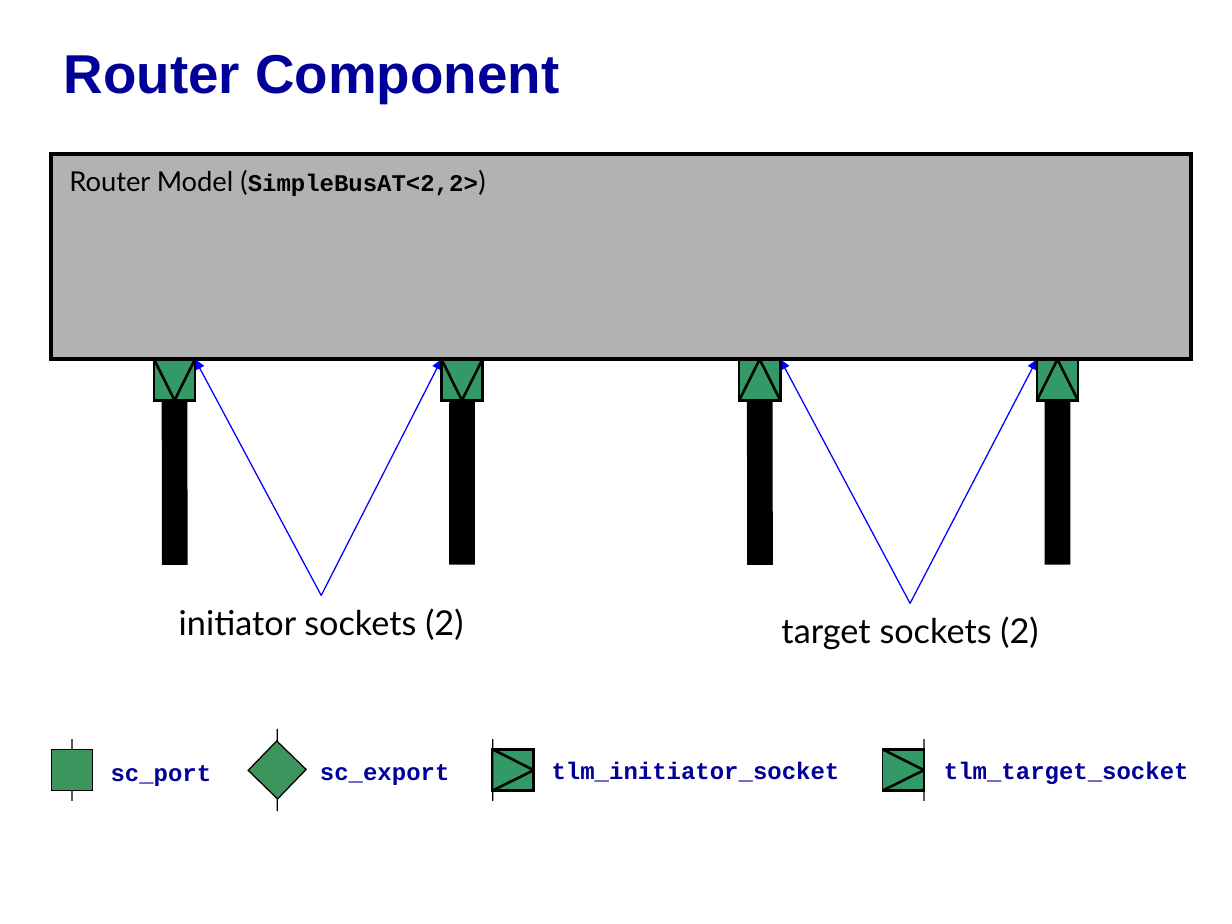
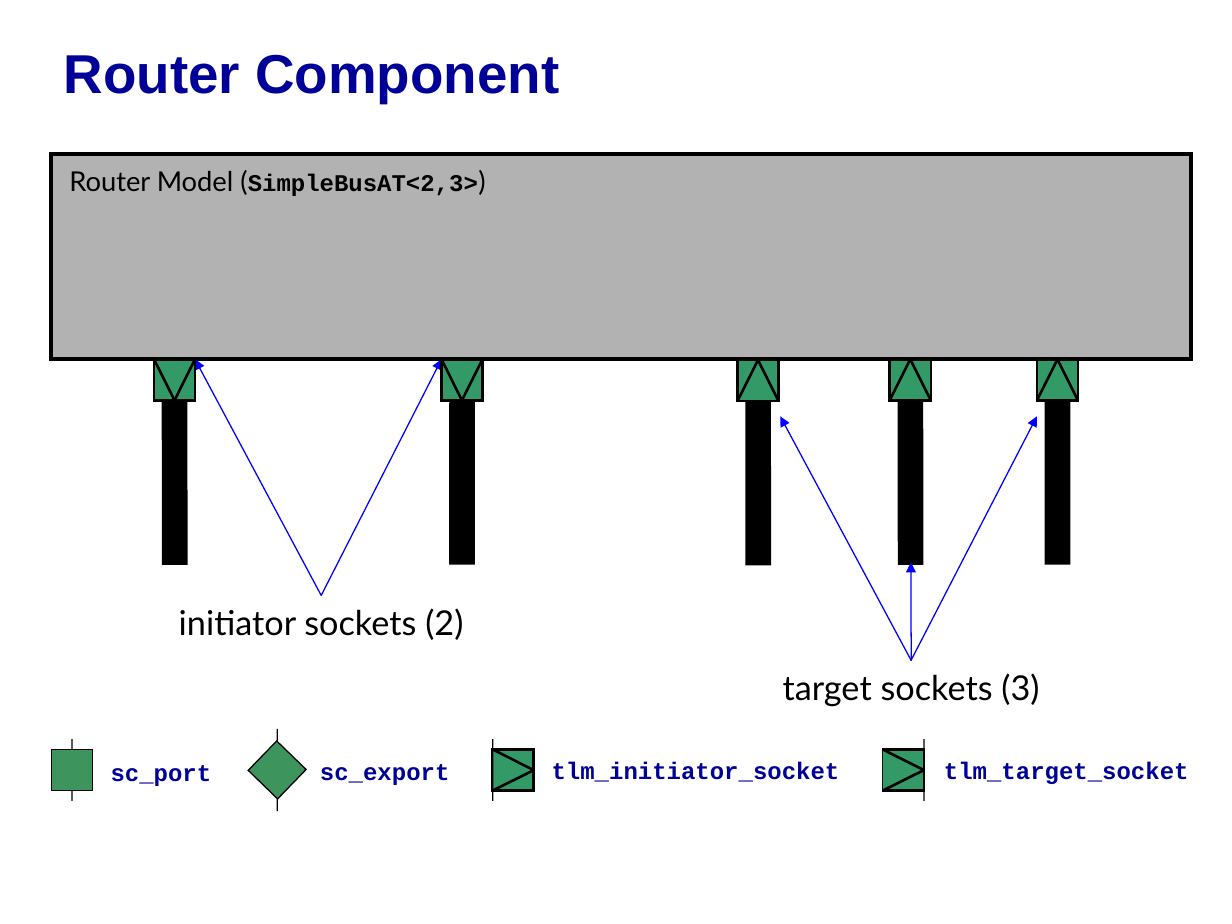
Before and after one commit to accellera-official/systemc, a slide deck: slide 15 of examples/tlm/at_mixed_targets/docs/at_mixed_targets_example.ppt (slide 10 before the commit). Drawn at 1232x924 pixels with LibreOffice and Linux fonts; fonts in the diff are those of the drawing; background and template pictures are left out. Boxes give left, top, right and bottom in pixels: in the first picture for what was removed or moved away, otherwise in the second. Text is boxed around its words. In the diff, an @@ line names an element or a change of style, - is before the commit and + after.

```diff
--- a/examples/tlm/at_mixed_targets/docs/at_mixed_targets_example.ppt
+++ b/examples/tlm/at_mixed_targets/docs/at_mixed_targets_example.ppt
@@ text at [69,171,478,196]: text changed @@
-Router Model (SimpleBusAT<2,2>)
+Router Model (SimpleBusAT<2,3>)
@@ line added from (910, 359) to (910, 564), #000000 15 pt @@
@@ rectangle added at [890,360,930,400], fill #339966, outline #000000 1.5 pt @@
@@ line added from (890, 400) to (910, 360), #000000 1.5 pt @@
@@ line added from (910, 360) to (931, 400), #000000 1.5 pt @@
@@ arrow moved from (910, 604) - (780, 360) to (912, 660) - (780, 416) @@
@@ arrow moved from (910, 604) - (1037, 360) to (910, 660) - (1037, 416) @@
@@ arrow added from (912, 660) to (910, 562), #0000FF 0.74 pt @@
@@ text at [783,673,1039,707]: text changed @@
-target sockets (2)
+target sockets (3)
```
Also in this commit, not shown: 4 other slides changed, 5 slides added, 1 slide removed, 32 other files.
